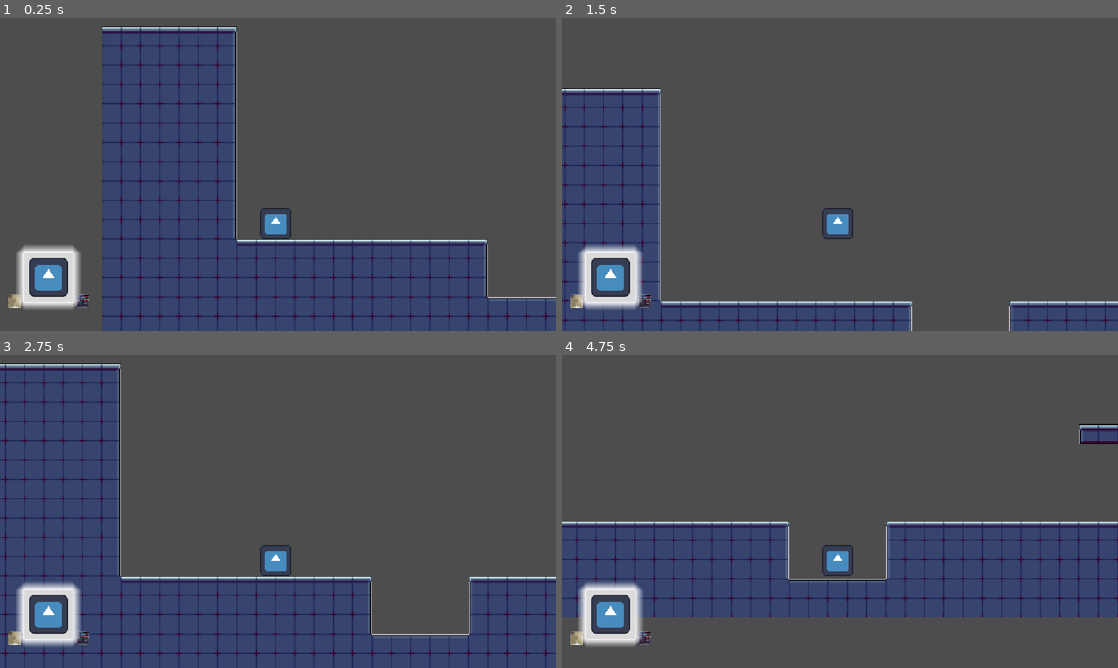
Above: before the commit, frames 1-4 (two rows, left to right).
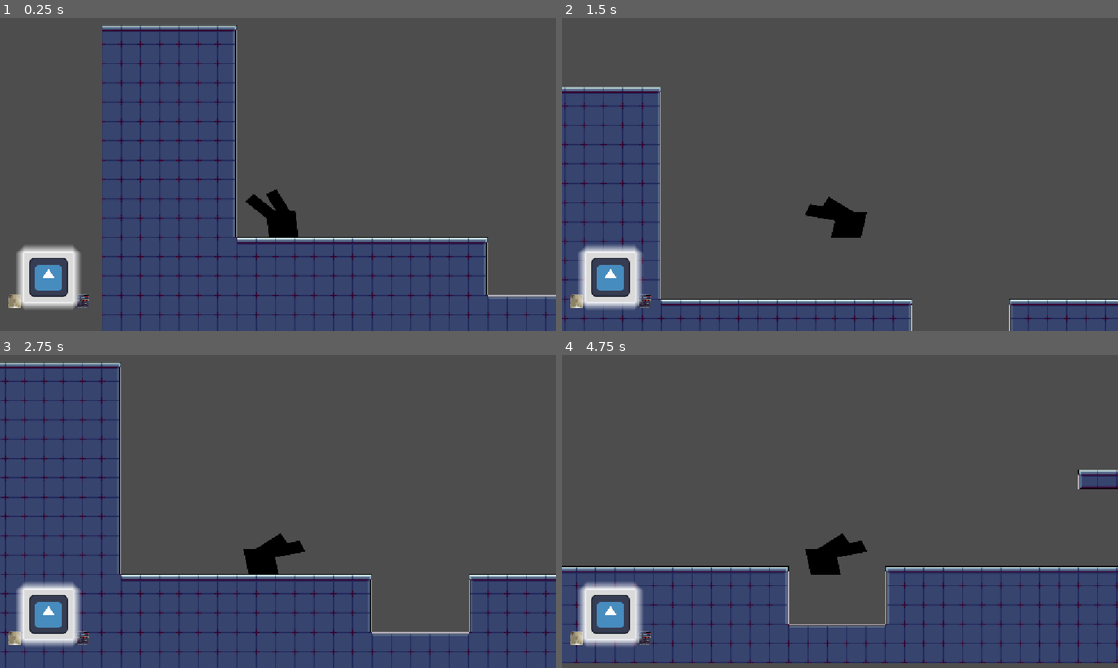
Above: after the commit, the same moments.

Repository: Paulpoomrit/ggj-2026
Game: Godot game, scene res://levels/test_level.tscn
Two runs of this game, one before a commit and one after it. Both use one fixed random seed, a clock stepped at 60 frames per second and the inputs below. The engine's default icon, where the game draws it, is replaced by a stand-in: a white triangle on a blue panel in a dark square.
Inputs:
- Up to frame 1 (0.25 s): no input
- Up to frame 2 (1.5 s): tap Enter at 0.5, 0.6, 1.35 s; hold D (move_right) from 0.53 s (still down); tap Space (jump) at 0.77 s
- Up to frame 3 (2.75 s): tap Space (jump) at 1.52 s; release D (move_right) at 2.03 s; hold A (move_left) from 2.03 s (still down); tap Enter at 2.1 s
- Up to frame 4 (4.75 s): release A (move_left) at 2.78 s; hold D (move_right) 2.78-4.28 s; tap Enter at 2.85, 3.6, 4.35 s; tap Space (jump) at 3.02, 3.77, 4.52 s; hold A (move_left) from 4.28 s (still down)

The runs differ from the first frame. In frame 1, 6.3% of the frame differs, in the area x 18-100%, y 2-97%; in frame 2, 4.3%; in frame 3, 6.7%; in frame 4, 31%, in the area x 0-100%, y 22-99%.

Commit message:
Added Player Sprits

Diff:
--- a/scenes/game.tscn
+++ b/scenes/game.tscn
@@ -27,69 +27,69 @@
 [sub_resource type="RectangleShape2D" id="RectangleShape2D_iywne"]
 size = Vector2(157.5, 156)
 
-[node name="Game" type="Node2D" unique_id=75766549]
+[node name="Game" type="Node2D"]
 
-[node name="Player" parent="." unique_id=1068349610 instance=ExtResource("1_uwrxv")]
+[node name="Player" parent="." instance=ExtResource("1_uwrxv")]
 position = Vector2(1, -3)
 
-[node name="Camera2D" type="Camera2D" parent="." unique_id=694242462]
+[node name="Camera2D" type="Camera2D" parent="."]
 
-[node name="Ground" type="StaticBody2D" parent="." unique_id=2008942904]
+[node name="Ground" type="StaticBody2D" parent="."]
 position = Vector2(0, 179)
 
-[node name="CollisionShape2D" type="CollisionShape2D" parent="Ground" unique_id=507035368]
+[node name="CollisionShape2D" type="CollisionShape2D" parent="Ground"]
 shape = SubResource("WorldBoundaryShape2D_uwrxv")
 
-[node name="Sprite2D" type="Sprite2D" parent="Ground" unique_id=1465565139]
+[node name="Sprite2D" type="Sprite2D" parent="Ground"]
 position = Vector2(6.5, 92.5)
 scale = Vector2(9.8359375, 1.4296875)
 texture = ExtResource("2_yqjtg")
 
-[node name="Platform" type="StaticBody2D" parent="." unique_id=1730122144]
+[node name="Platform" type="StaticBody2D" parent="."]
 position = Vector2(-81, -312)
 
-[node name="CollisionShape2D" type="CollisionShape2D" parent="Platform" unique_id=1163965323]
+[node name="CollisionShape2D" type="CollisionShape2D" parent="Platform"]
 position = Vector2(396.5, 333)
 shape = SubResource("RectangleShape2D_yqjtg")
 
-[node name="Sprite2D" type="Sprite2D" parent="Platform" unique_id=227688450]
+[node name="Sprite2D" type="Sprite2D" parent="Platform"]
 position = Vector2(396.99997, 333)
 scale = Vector2(2.5742188, 0.31640637)
 texture = ExtResource("2_yqjtg")
 
-[node name="GroundEnemy" type="CharacterBody2D" parent="." unique_id=2082988165]
+[node name="GroundEnemy" type="CharacterBody2D" parent="."]
 position = Vector2(318, -138)
 script = ExtResource("3_lbhrr")
 
-[node name="VisibleOnScreenNotifier2D" type="VisibleOnScreenNotifier2D" parent="GroundEnemy" unique_id=2138466459]
+[node name="VisibleOnScreenNotifier2D" type="VisibleOnScreenNotifier2D" parent="GroundEnemy"]
 position = Vector2(-127, -8)
 rect = Rect2(-10, -10, 158, 156)
 script = SubResource("GDScript_lbhrr")
 
-[node name="Sprite2D" type="Sprite2D" parent="GroundEnemy" unique_id=1229895370]
+[node name="Sprite2D" type="Sprite2D" parent="GroundEnemy"]
 position = Vector2(-58.49998, 60.000004)
 scale = Vector2(0.24843752, 0.24062505)
 texture = ExtResource("3_lnu2h")
 
-[node name="CollisionShape2D" type="CollisionShape2D" parent="GroundEnemy" unique_id=908228525]
+[node name="CollisionShape2D" type="CollisionShape2D" parent="GroundEnemy"]
 position = Vector2(-57.75, 60)
 shape = SubResource("RectangleShape2D_iywne")
 
-[node name="FloatingEnemy" type="CharacterBody2D" parent="." unique_id=1553586663]
+[node name="FloatingEnemy" type="CharacterBody2D" parent="."]
 position = Vector2(-250, -272)
 motion_mode = 1
 script = ExtResource("3_lbhrr")
 
-[node name="VisibleOnScreenNotifier2D" type="VisibleOnScreenNotifier2D" parent="FloatingEnemy" unique_id=832509728]
+[node name="VisibleOnScreenNotifier2D" type="VisibleOnScreenNotifier2D" parent="FloatingEnemy"]
 position = Vector2(-127, -8)
 rect = Rect2(-10, -10, 158, 156)
 script = SubResource("GDScript_lbhrr")
 
-[node name="Sprite2D" type="Sprite2D" parent="FloatingEnemy" unique_id=801212767]
+[node name="Sprite2D" type="Sprite2D" parent="FloatingEnemy"]
 position = Vector2(-58.49998, 60.000004)
 scale = Vector2(0.24843752, 0.24062505)
 texture = ExtResource("3_lnu2h")
 
-[node name="CollisionShape2D" type="CollisionShape2D" parent="FloatingEnemy" unique_id=986976467]
+[node name="CollisionShape2D" type="CollisionShape2D" parent="FloatingEnemy"]
 position = Vector2(-57.75, 60)
 shape = SubResource("RectangleShape2D_iywne")
--- a/scenes/player.tscn
+++ b/scenes/player.tscn
@@ -1,21 +1,61 @@
-[gd_scene load_steps=5 format=3 uid="uid://bsfa1tlsh7fwr"]
+[gd_scene load_steps=13 format=3 uid="uid://bsfa1tlsh7fwr"]
 
-[ext_resource type="Texture2D" uid="uid://brghiiw2e8ian" path="res://assets/icon.svg" id="1_3vyb7"]
 [ext_resource type="Script" uid="uid://bdf8a0uau7y2d" path="res://scripts/player.gd" id="1_g2els"]
 [ext_resource type="PackedScene" uid="uid://beiv8spglpk43" path="res://UI/item_ui.tscn" id="3_qhqgy"]
+[ext_resource type="Texture2D" uid="uid://bx6tspcfne77u" path="res://assets/Player/protag_run0001.png" id="3_y4r1p"]
+[ext_resource type="Texture2D" uid="uid://28y6hjoq5aju" path="res://assets/Player/protag_run0002.png" id="4_d2wvv"]
+[ext_resource type="Texture2D" uid="uid://mcxjwmbhr5g2" path="res://assets/Player/protag_run0003.png" id="5_3v2ag"]
+[ext_resource type="Texture2D" uid="uid://g4po6fv3v3sx" path="res://assets/Player/protag_run0004.png" id="6_jej6c"]
+[ext_resource type="Texture2D" uid="uid://cdjw2jbcbjymm" path="res://assets/Player/protag_run0005.png" id="7_f1ej7"]
+[ext_resource type="Texture2D" uid="uid://cblcb0jqacdbl" path="res://assets/Player/protag_run0006.png" id="8_oprun"]
+[ext_resource type="Texture2D" uid="uid://fkkxmoqna3jv" path="res://assets/Player/protag_run0007.png" id="9_a8ls1"]
+[ext_resource type="Texture2D" uid="uid://cknpb5jh7d4xe" path="res://assets/Player/protag_run0008.png" id="10_qfm1y"]
 
-[sub_resource type="CircleShape2D" id="CircleShape2D_g2els"]
-radius = 64.0
+[sub_resource type="CircleShape2D" id="CircleShape2D_qhqgy"]
+radius = 15.462788
+
+[sub_resource type="SpriteFrames" id="SpriteFrames_qhqgy"]
+animations = [{
+"frames": [{
+"duration": 1.0,
+"texture": ExtResource("9_a8ls1")
+}, {
+"duration": 1.0,
+"texture": ExtResource("10_qfm1y")
+}],
+"loop": false,
+"name": &"slow_down",
+"speed": 60.0
+}, {
+"frames": [{
+"duration": 1.0,
+"texture": ExtResource("3_y4r1p")
+}, {
+"duration": 1.0,
+"texture": ExtResource("4_d2wvv")
+}, {
+"duration": 1.0,
+"texture": ExtResource("5_3v2ag")
+}, {
+"duration": 1.0,
+"texture": ExtResource("6_jej6c")
+}, {
+"duration": 1.0,
+"texture": ExtResource("7_f1ej7")
+}, {
+"duration": 1.0,
+"texture": ExtResource("8_oprun")
+}],
+"loop": true,
+"name": &"walk",
+"speed": 12.0
+}]
 
 [node name="Player" type="CharacterBody2D"]
 collision_layer = 0
 script = ExtResource("1_g2els")
 
 [node name="Sprite2D" type="Sprite2D" parent="."]
-texture = ExtResource("1_3vyb7")
-
-[node name="CollisionShape2D" type="CollisionShape2D" parent="."]
-shape = SubResource("CircleShape2D_g2els")
 
 [node name="Camera2D" type="Camera2D" parent="."]
 position = Vector2(9, -203)
@@ -30,3 +70,16 @@
 offset_right = -792.5
 offset_bottom = 423.0
 size_flags_vertical = 8
+
+[node name="CollisionShape2D" type="CollisionShape2D" parent="."]
+position = Vector2(-3, -1.9999999)
+scale = Vector2(8, 3.8599997)
+skew = 0.01570797
+shape = SubResource("CircleShape2D_qhqgy")
+
+[node name="AnimatedSprite2D" type="AnimatedSprite2D" parent="."]
+position = Vector2(-8, -41)
+scale = Vector2(0.75, 0.75)
+sprite_frames = SubResource("SpriteFrames_qhqgy")
+animation = &"walk"
+frame_progress = 0.3683449
--- a/scripts/player.gd
+++ b/scripts/player.gd
@@ -1,5 +1,6 @@
 extends CharacterBody2D
 
+@onready var animated_sprite_2d: AnimatedSprite2D = $AnimatedSprite2D
 
 const SPEED = 600.0
 const JUMP_VELOCITY = -700.0
@@ -18,8 +19,12 @@
 	# As good practice, you should replace UI actions with custom gameplay actions.
 	var direction := Input.get_axis("move_left", "move_right")
 	if direction:
+		animated_sprite_2d.play("walk")
 		velocity.x = direction * SPEED
+		animated_sprite_2d.flip_h = direction < 0
 	else:
+		animated_sprite_2d.play("slow_down")
 		velocity.x = move_toward(velocity.x, 0, SPEED)
+		#animated_sprite_2d.stop()
 
 	move_and_slide()
Binary file added: assets/Player/protag_run0001.png
Not shown, added: assets/Player/protag_run0001.png.import
Binary file added: assets/Player/protag_run0002.png
Not shown, added: assets/Player/protag_run0002.png.import
Binary file added: assets/Player/protag_run0003.png
Not shown, added: assets/Player/protag_run0003.png.import
Binary file added: assets/Player/protag_run0004.png
Not shown, added: assets/Player/protag_run0004.png.import
Binary file added: assets/Player/protag_run0005.png
Not shown, added: assets/Player/protag_run0005.png.import
Binary file added: assets/Player/protag_run0006.png
Not shown, added: assets/Player/protag_run0006.png.import
(and 21 more such lines)
